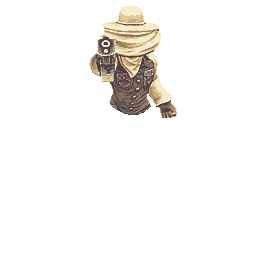
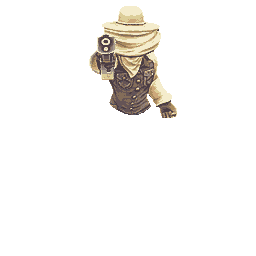
Two versions of the same layered image (256px x 256px). Layer-by-layer changes:
added layer "Видимый" (1st of 2) above "Видимый" over [89,34,116,82]
painted on "Видимый" (2nd of 2) over [89,34,116,82]